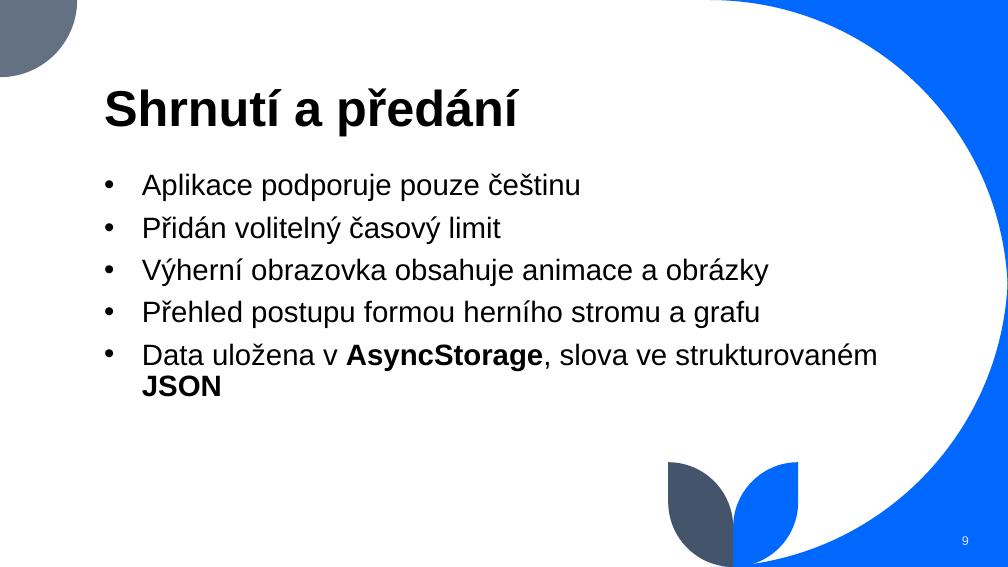
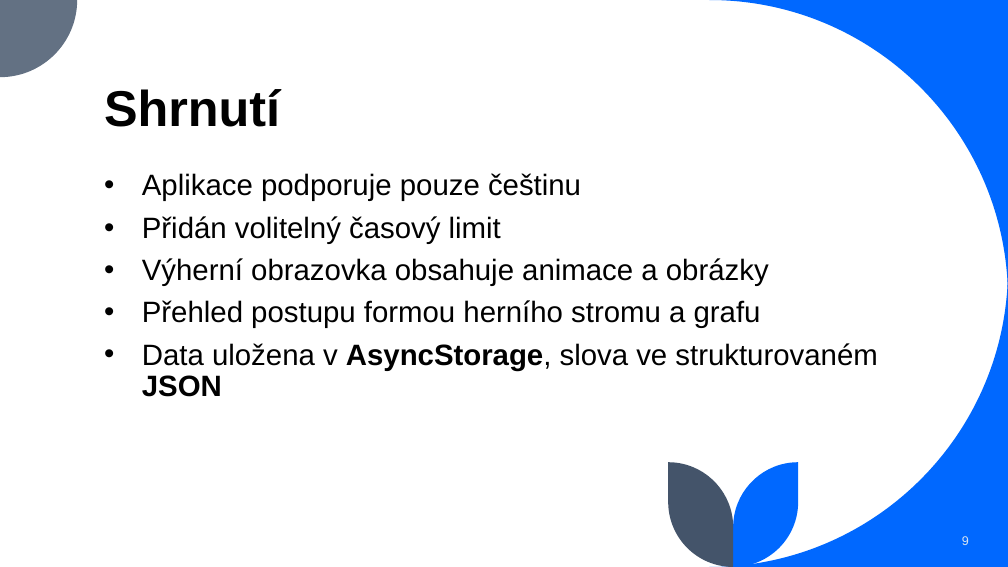
Before and after one commit to rejsek/sibenice_mobilni_hra, a slide deck: slide 9 of docs/sibenice.pptx. Drawn at 1008x567 pixels with LibreOffice and Linux fonts; fonts in the diff are those of the drawing. Boxes give left, top, right and bottom in pixels: in the first picture for what was removed or moved away, otherwise in the second. Text is boxed around its words. In the diff, an @@ line names an element or a change of style, - is before the commit and + after.

Commit message:
upravena prezentace

```diff
--- a/docs/sibenice.pptx
+++ b/docs/sibenice.pptx
@@ title at <box>104,89,280,127</box>: text changed @@
-Shrnutí a předání
+Shrnutí
```
